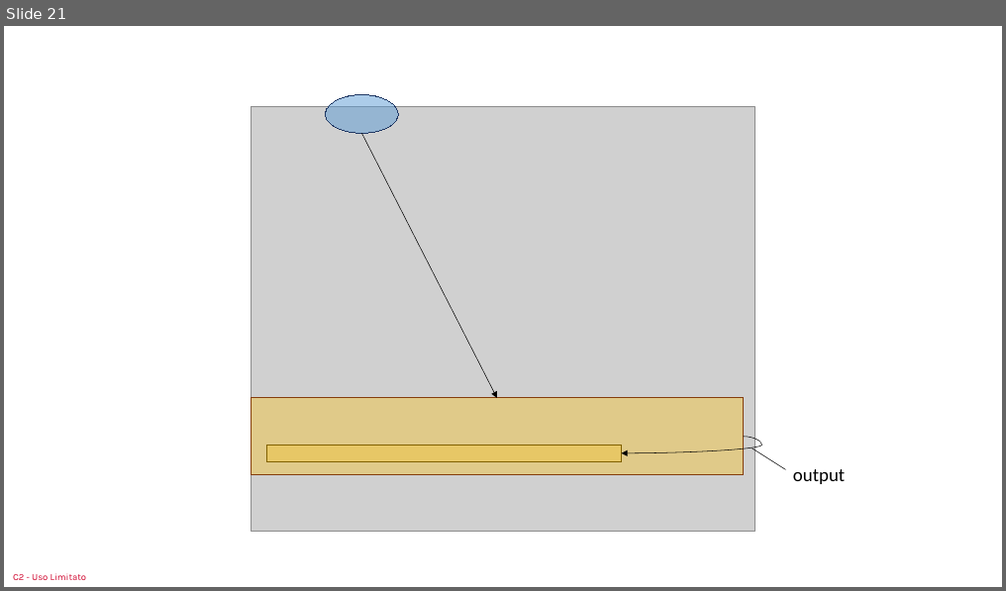
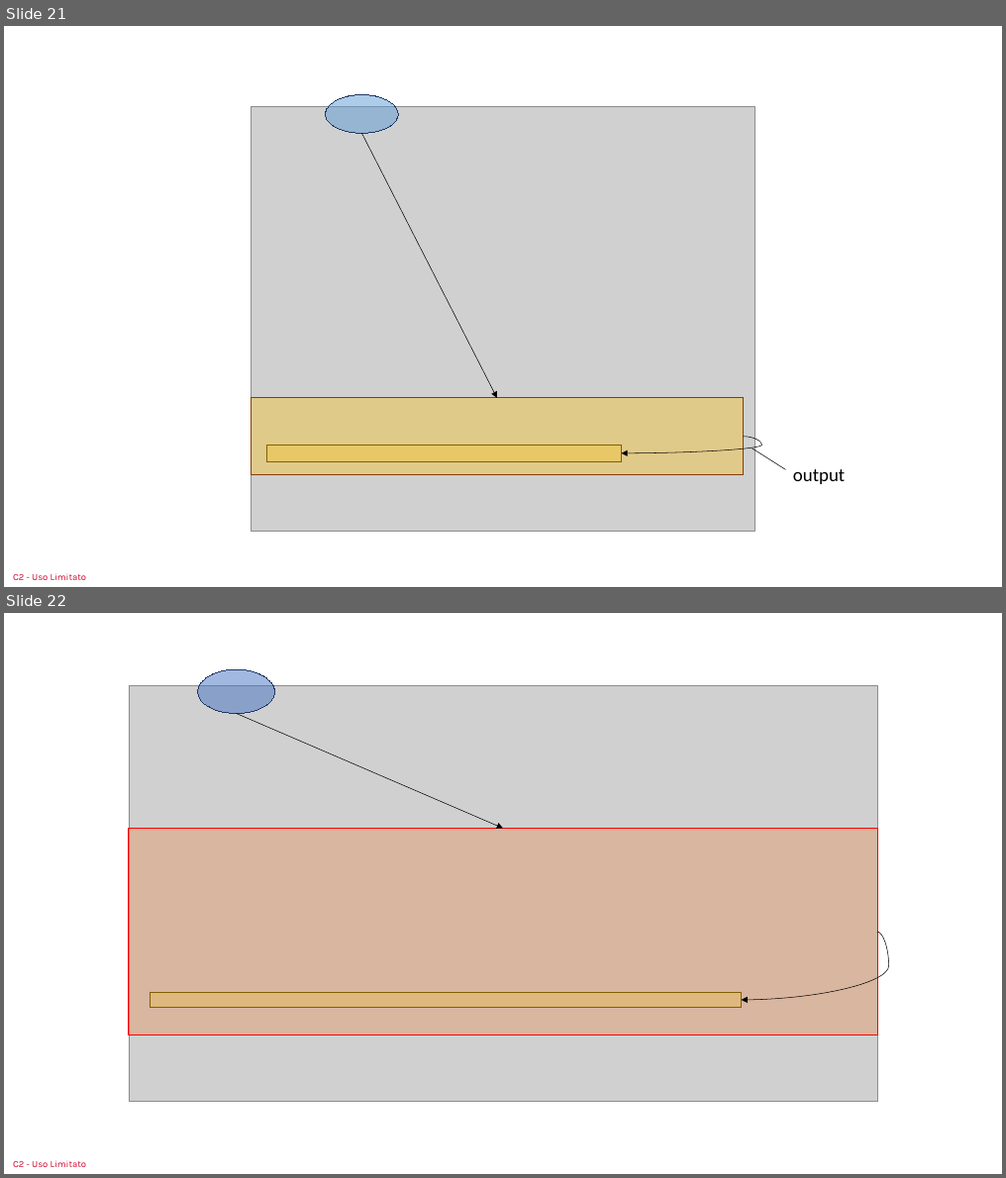
Before and after one commit to sastutorials/sastutorials.github.io, a slide deck: screenshots/imgs.pptx. Shown one above the other, each under a label of ours: slide 21 before the commit, slides 21 and 22 after it. The pictures are 1006x591 and 1006x1178 pixels, drawn with LibreOffice and Linux fonts; fonts in the diff are those of the drawing; grey boxes stand for pictures. Boxes give left, top, right and bottom in pixels: in the first picture for what was removed or moved away, otherwise in the second. Text is boxed around its words. In the diff, an @@ line names an element or a change of style, - is before the commit and + after.

```diff
--- a/screenshots/imgs.pptx
+++ b/screenshots/imgs.pptx
@@ slide 22 added at box(4, 613, 1002, 1174), background #FFFFFF; not listed: 1 template element that a slide beside it also shows @@
@@ ellipse added at box(198, 669, 275, 714), fill #4472C4 at 50% opacity, outline #203864 0.75 pt @@
@@ picture added at box(129, 685, 877, 1102) @@
@@ arrow added from (236, 713) to (503, 829), #000000 0.5 pt @@
@@ rectangle added at box(129, 829, 877, 1036), fill #ED7D31 at 30% opacity, outline #FF0000 0.75 pt @@
@@ curved arrow added from (877, 932) to (742, 1000), #000000 0.5 pt @@
@@ rectangle added at box(150, 992, 742, 1008), fill #FFC000 at 20% opacity, outline #806000 0.75 pt @@
```
Also in this commit, not shown: 2 other files.
